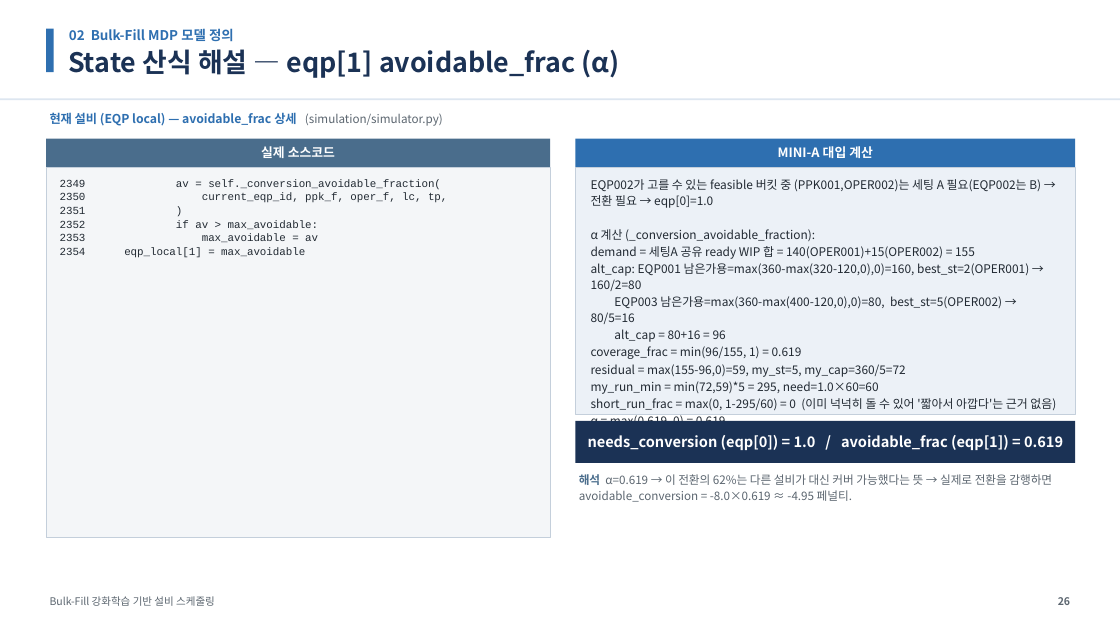
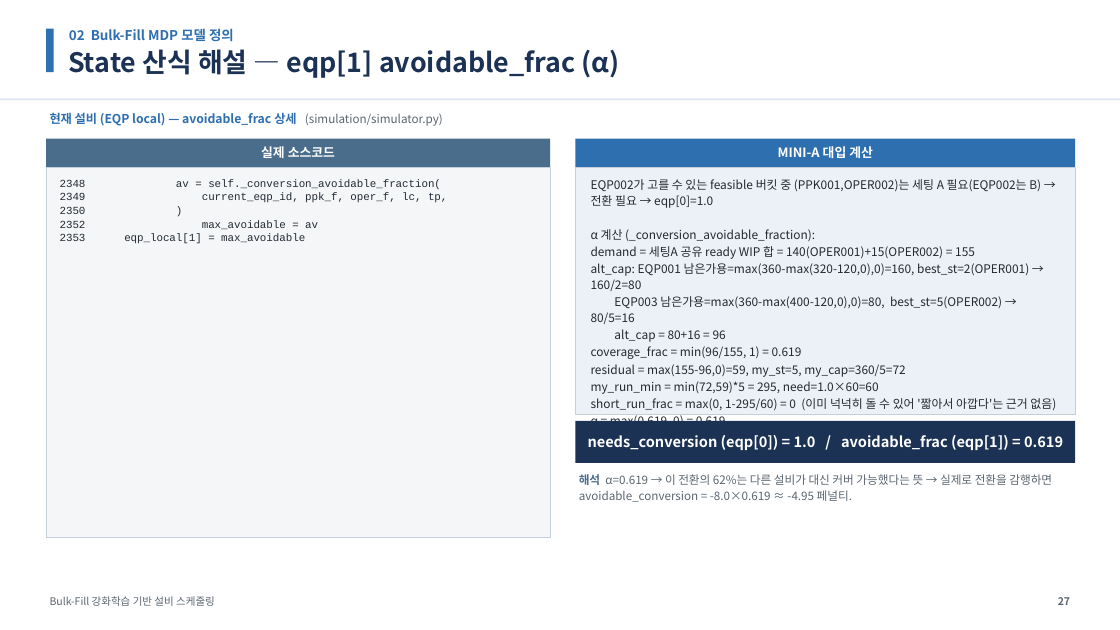
Before and after one commit to relighting123/pjt_scheduling, a slide deck: slide 27 of docs/BulkFill_스케줄링_발표자료.pptx (slide 26 before the commit). Drawn at 1120x630 pixels with LibreOffice and Linux fonts; fonts in the diff are those of the drawing. Boxes give left, top, right and bottom in pixels: in the first picture for what was removed or moved away, otherwise in the second. Text is boxed around its words. In the diff, an @@ line names an element or a change of style, - is before the commit and + after.

```diff
--- a/docs/BulkFill_스케줄링_발표자료.pptx
+++ b/docs/BulkFill_스케줄링_발표자료.pptx
@@ text at box(60, 179, 447, 244): text changed @@
-2349 av = self._conversion_avoidable_fraction(
-2350 current_eqp_id, ppk_f, oper_f, lc, tp,
-2351 )
-2352 if av > max_avoidable:
-2353 max_avoidable = av
-2354 eqp_local[1] = max_avoidable
+2348 av = self._conversion_avoidable_fraction(
+2349 current_eqp_id, ppk_f, oper_f, lc, tp,
+2350 )
+2352 max_avoidable = av
+2353 eqp_local[1] = max_avoidable
@@ text at box(1058, 597, 1070, 605): text changed @@
-26
+27
```
Also in this commit, not shown: 42 other slides changed, 1 slide added, 4 other files.
